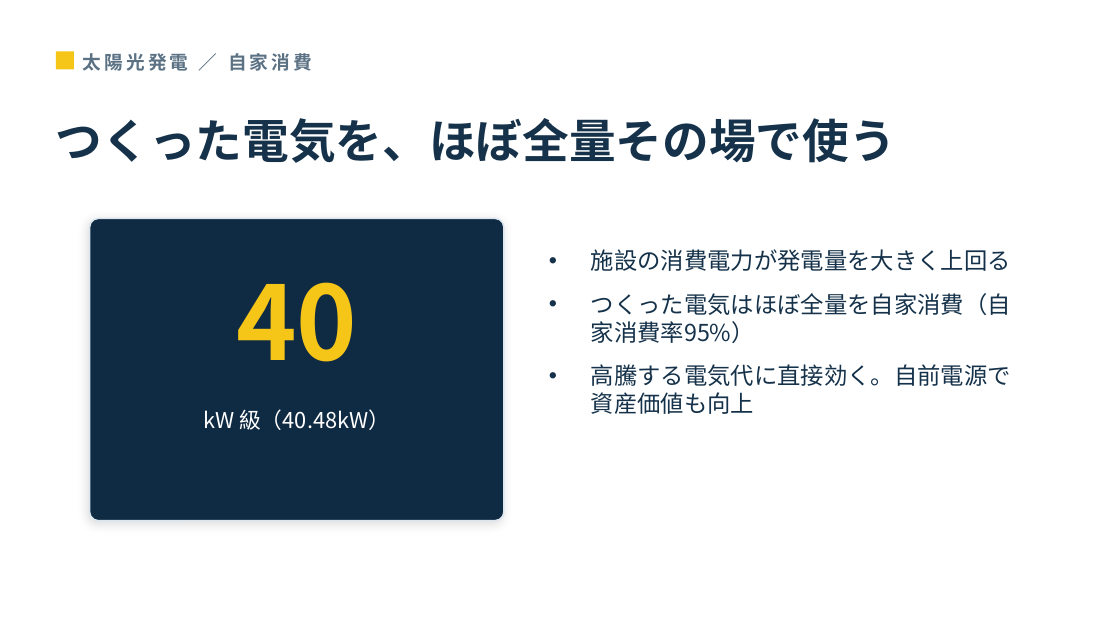
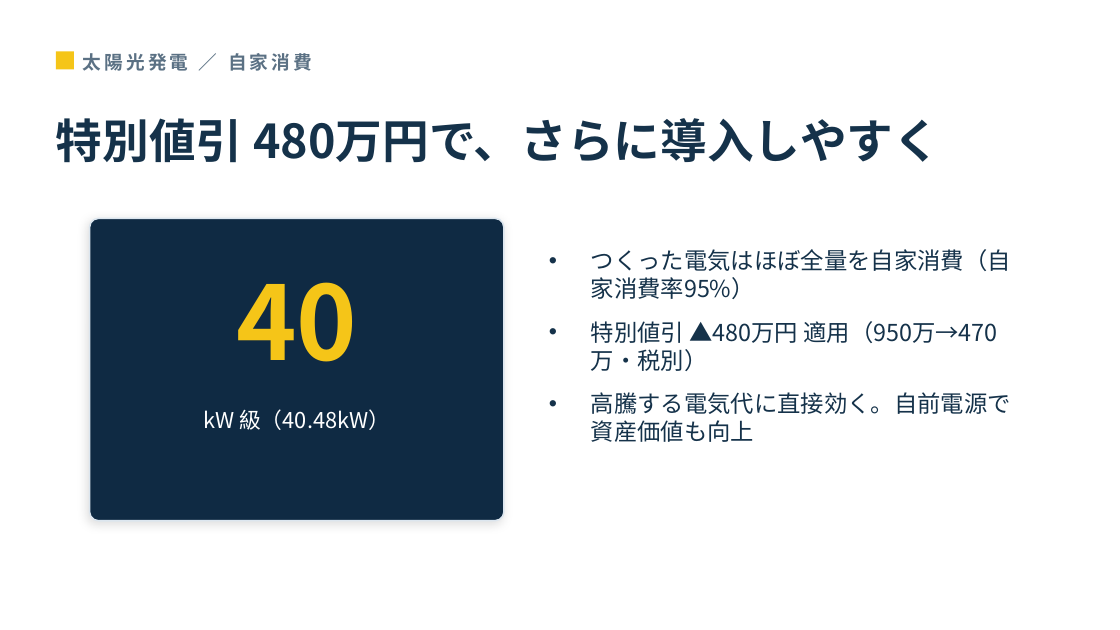
Before and after one commit to t-terasaki-beep/syscom-sustainashield, a slide deck: slide 6 of proposals/clover-gakuen/proposal_IRR.pptx. Drawn at 1120x630 pixels with LibreOffice and Linux fonts; fonts in the diff are those of the drawing. Boxes give left, top, right and bottom in pixels: in the first picture for what was removed or moved away, otherwise in the second. Text is boxed around its words. In the diff, an @@ line names an element or a change of style, - is before the commit and + after.

```diff
--- a/proposals/clover-gakuen/proposal_IRR.pptx
+++ b/proposals/clover-gakuen/proposal_IRR.pptx
@@ text at bbox=[56, 118, 940, 163]: text changed @@
-つくった電気を、ほぼ全量その場で使う
+特別値引 480万円で、さらに導入しやすく
@@ text at bbox=[591, 249, 1011, 271]: paragraph removed @@
-• 施設の消費電力が発電量を大きく上回る
@@ text at bbox=[591, 321, 997, 371]: paragraph added @@
+• 特別値引 ▲480万円 適用（950万→470万・税別）
```
Also in this commit, not shown: 7 other slides changed, 11 other files.
